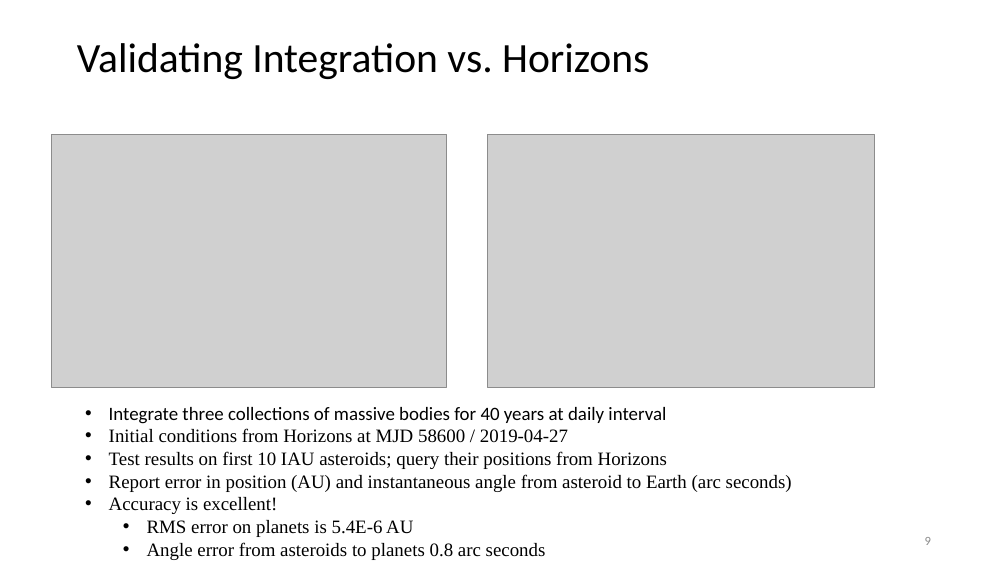
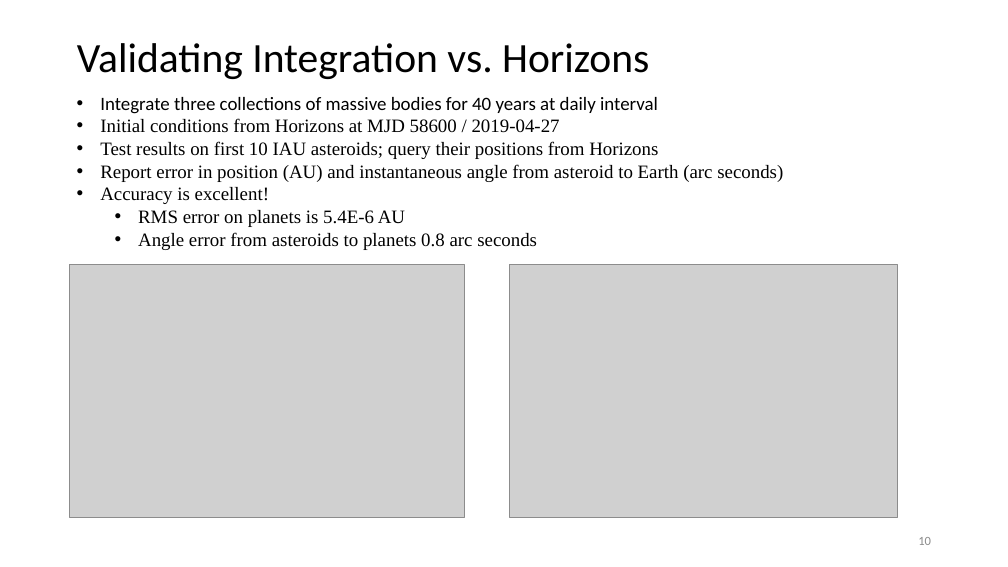
Before and after one commit to memanuel/kepler-sieve, a slide deck: slide 10 of thesis/kepler-sieve-slides.pptx (slide 9 before the commit). Drawn at 1008x567 pixels with LibreOffice and Linux fonts; fonts in the diff are those of the drawing; grey boxes stand for pictures. Boxes give left, top, right and bottom in pixels: in the first picture for what was removed or moved away, otherwise in the second. Text is boxed around its words. In the diff, an @@ line names an element or a change of style, - is before the commit and + after.

```diff
--- a/thesis/kepler-sieve-slides.pptx
+++ b/thesis/kepler-sieve-slides.pptx
@@ text "Integrate three collections of massive ...": place and size @@
-text "Integrate three collections of massive ..." at box(109, 407, 792, 560)
+text "Integrate three collections of massive ..." at box(100, 97, 783, 250)
@@ picture: place and size @@
-picture at box(51, 135, 447, 387)
+picture at box(70, 265, 465, 517)
@@ picture: place and size @@
-picture at box(488, 135, 875, 387)
+picture at box(510, 265, 897, 517)
@@ page number at box(918, 537, 931, 545): text changed @@
-9
+10
```
Also in this commit, not shown: 20 other slides changed, 1 slide added, 1 other file.
